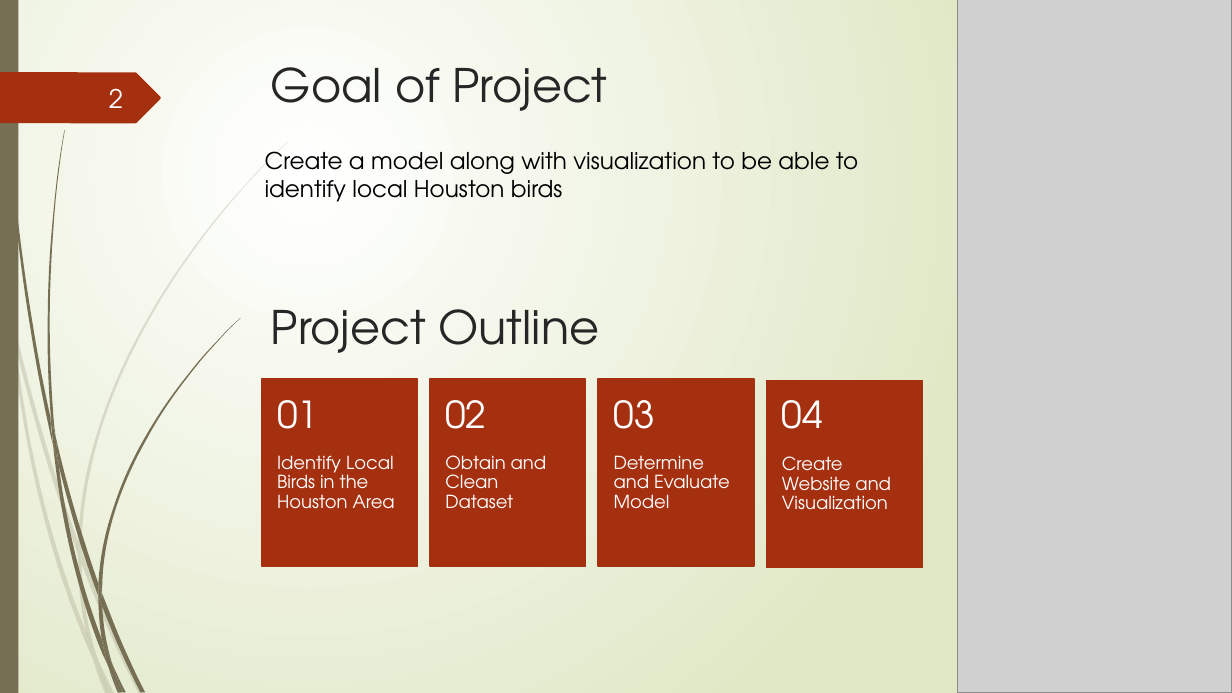
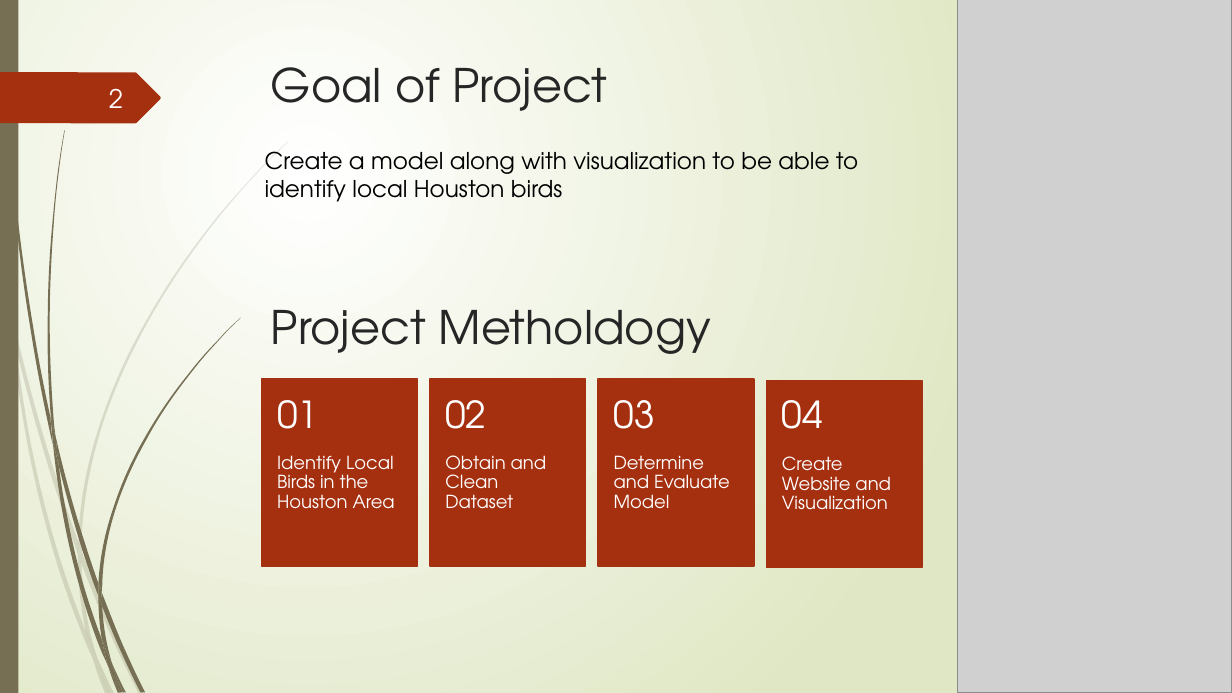
Before and after one commit to CrystalRae90/Machine_Learning_Project, a slide deck: slide 2 of Presentation.pptx. Drawn at 1232x693 pixels with LibreOffice and Linux fonts; fonts in the diff are those of the drawing; grey boxes stand for pictures. Boxes give left, top, right and bottom in pixels: in the first picture for what was removed or moved away, otherwise in the second. Text is boxed around its words. In the diff, an @@ line names an element or a change of style, - is before the commit and + after.

```diff
--- a/Presentation.pptx
+++ b/Presentation.pptx
@@ text at [271, 310, 711, 354]: text changed @@
-Project Outline
+Project Metholdogy
```
Also in this commit, not shown: 1 other slide changed, 2 slides added.
